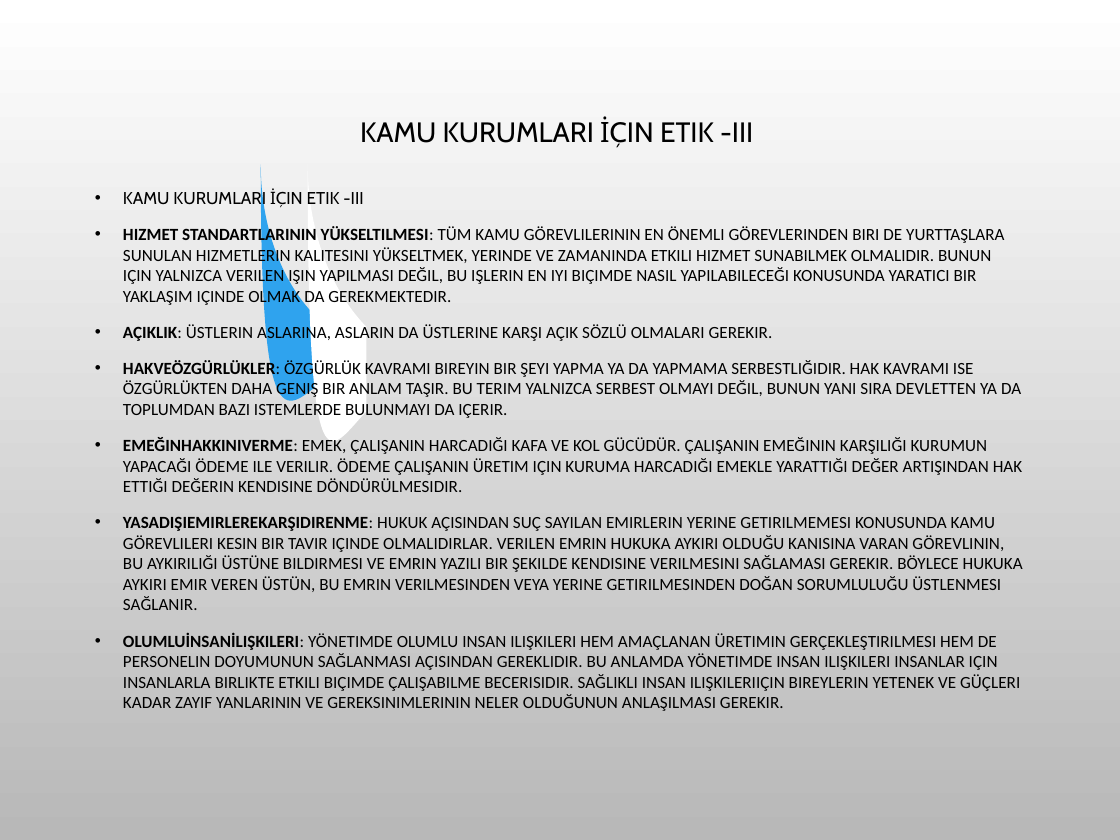
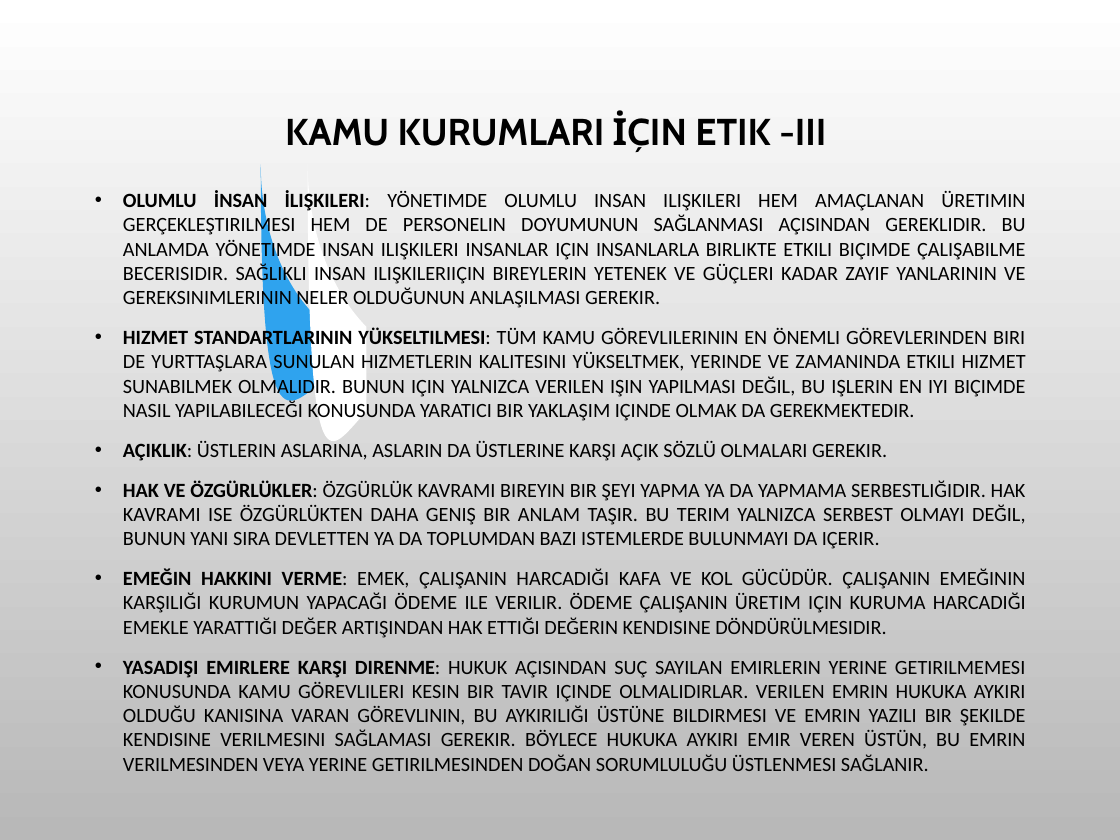
Before and after one commit to SevdanurGENC/20-21-Lecture-Notes, a slide deck: slide 12 of Bilişim Etiği ve Hukuku/9. Bolum - Meslek Etigi.ppt. Drawn at 1120x840 pixels with LibreOffice and Linux fonts; fonts in the diff are those of the drawing; background and template pictures are left out. Boxes give left, top, right and bottom in pixels: in the first picture for what was removed or moved away, otherwise in the second. Text is boxed around its words. In the diff, an @@ line names an element or a change of style, - is before the commit and + after.

```diff
--- a/Bilişim Etiği ve Hukuku/9. Bolum - Meslek Etigi.ppt
+++ b/Bilişim Etiği ve Hukuku/9. Bolum - Meslek Etigi.ppt
@@ title "KAMU KURUMLARI İÇIN ETIK -III" at [285, 110, 826, 152]: size 18 to 24 pt, bold on @@
@@ text at [123, 190, 1026, 310]: text changed; size 11 to 13 pt; font Cabin to Calibri @@
-• KAMU KURUMLARI İÇIN ETIK -III
+• OLUMLU İNSAN İLIŞKILERI: YÖNETIMDE OLUMLU INSAN ILIŞKILERI HEM AMAÇLANAN ÜRETIMIN GERÇEKLEŞTIRILMESI HEM DE PERSONELIN DOYUMUNUN SAĞLANMASI AÇISINDAN GEREKLIDIR. BU ANLAMDA YÖNETIMDE INSAN ILIŞKILERI INSANLAR IÇIN INSANLARLA BIRLIKTE ETKILI BIÇIMDE ÇALIŞABILME BECERISIDIR. SAĞLIKLI INSAN ILIŞKILERIIÇIN BIREYLERIN YETENEK VE GÜÇLERI KADAR ZAYIF YANLARININ VE GEREKSINIMLERININ NELER OLDUĞUNUN ANLAŞILMASI GEREKIR.
@@ text at [123, 327, 1026, 461]: size 11 to 13 pt in "HIZMET STANDARTLARININ YÜKSELTILMESI: TÜM KAMU GÖREVLILERINI ...", "AÇIKLIK: ÜSTLERIN ASLARINA, ASLARIN DA ÜSTLERINE KARŞI ..."; alignment left to justified @@
@@ text at [123, 480, 1026, 771]: text changed; size 11 to 13 pt @@
-• HAKVEÖZGÜRLÜKLER: ÖZGÜRLÜK KAVRAMI BIREYIN BIR ŞEYI YAPMA YA DA YAPMAMA SERBESTLIĞIDIR. HAK KAVRAMI ISE ÖZGÜRLÜKTEN DAHA GENIŞ BIR ANLAM TAŞIR. BU TERIM YALNIZCA SERBEST OLMAYI DEĞIL, BUNUN YANI SIRA DEVLETTEN YA DA TOPLUMDAN BAZI ISTEMLERDE BULUNMAYI DA IÇERIR.
-• EMEĞINHAKKINIVERME: EMEK, ÇALIŞANIN HARCADIĞI KAFA VE KOL GÜCÜDÜR. ÇALIŞANIN EMEĞININ KARŞILIĞI KURUMUN YAPACAĞI ÖDEME ILE VERILIR. ÖDEME ÇALIŞANIN ÜRETIM IÇIN KURUMA HARCADIĞI EMEKLE YARATTIĞI DEĞER ARTIŞINDAN HAK ETTIĞI DEĞERIN KENDISINE DÖNDÜRÜLMESIDIR.
-• YASADIŞIEMIRLEREKARŞIDIRENME: HUKUK AÇISINDAN SUÇ SAYILAN EMIRLERIN YERINE GETIRILMEMESI KONUSUNDA KAMU GÖREVLILERI KESIN BIR TAVIR IÇINDE OLMALIDIRLAR. VERILEN EMRIN HUKUKA AYKIRI OLDUĞU KANISINA VARAN GÖREVLININ, BU AYKIRILIĞI ÜSTÜNE BILDIRMESI VE EMRIN YAZILI BIR ŞEKILDE KENDISINE VERILMESINI SAĞLAMASI GEREKIR. BÖYLECE HUKUKA AYKIRI EMIR VEREN ÜSTÜN, BU EMRIN VERILMESINDEN VEYA YERINE GETIRILMESINDEN DOĞAN SORUMLULUĞU ÜSTLENMESI SAĞLANIR.
-• OLUMLUİNSANİLIŞKILERI: YÖNETIMDE OLUMLU INSAN ILIŞKILERI HEM AMAÇLANAN ÜRETIMIN GERÇEKLEŞTIRILMESI HEM DE PERSONELIN DOYUMUNUN SAĞLANMASI AÇISINDAN GEREKLIDIR. BU ANLAMDA YÖNETIMDE INSAN ILIŞKILERI INSANLAR IÇIN INSANLARLA BIRLIKTE ETKILI BIÇIMDE ÇALIŞABILME BECERISIDIR. SAĞLIKLI INSAN ILIŞKILERIIÇIN BIREYLERIN YETENEK VE GÜÇLERI KADAR ZAYIF YANLARININ VE GEREKSINIMLERININ NELER OLDUĞUNUN ANLAŞILMASI GEREKIR.
+• HAK VE ÖZGÜRLÜKLER: ÖZGÜRLÜK KAVRAMI BIREYIN BIR ŞEYI YAPMA YA DA YAPMAMA SERBESTLIĞIDIR. HAK KAVRAMI ISE ÖZGÜRLÜKTEN DAHA GENIŞ BIR ANLAM TAŞIR. BU TERIM YALNIZCA SERBEST OLMAYI DEĞIL, BUNUN YANI SIRA DEVLETTEN YA DA TOPLUMDAN BAZI ISTEMLERDE BULUNMAYI DA IÇERIR.
+• EMEĞIN HAKKINI VERME: EMEK, ÇALIŞANIN HARCADIĞI KAFA VE KOL GÜCÜDÜR. ÇALIŞANIN EMEĞININ KARŞILIĞI KURUMUN YAPACAĞI ÖDEME ILE VERILIR. ÖDEME ÇALIŞANIN ÜRETIM IÇIN KURUMA HARCADIĞI EMEKLE YARATTIĞI DEĞER ARTIŞINDAN HAK ETTIĞI DEĞERIN KENDISINE DÖNDÜRÜLMESIDIR.
+• YASADIŞI EMIRLERE KARŞI DIRENME: HUKUK AÇISINDAN SUÇ SAYILAN EMIRLERIN YERINE GETIRILMEMESI KONUSUNDA KAMU GÖREVLILERI KESIN BIR TAVIR IÇINDE OLMALIDIRLAR. VERILEN EMRIN HUKUKA AYKIRI OLDUĞU KANISINA VARAN GÖREVLININ, BU AYKIRILIĞI ÜSTÜNE BILDIRMESI VE EMRIN YAZILI BIR ŞEKILDE KENDISINE VERILMESINI SAĞLAMASI GEREKIR. BÖYLECE HUKUKA AYKIRI EMIR VEREN ÜSTÜN, BU EMRIN VERILMESINDEN VEYA YERINE GETIRILMESINDEN DOĞAN SORUMLULUĞU ÜSTLENMESI SAĞLANIR.
```
Also in this commit, not shown: 30 other slides changed, 9 other files.
